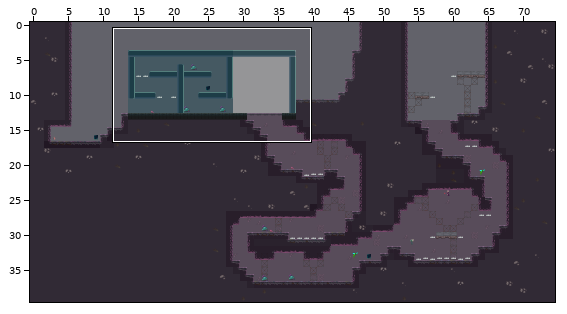
Tiled map (JSON): Eudaemon/assets/levels/level1.json. The first picture is a wide view before the edit; the outline marks the close-up.
Close-up. Before the commit:
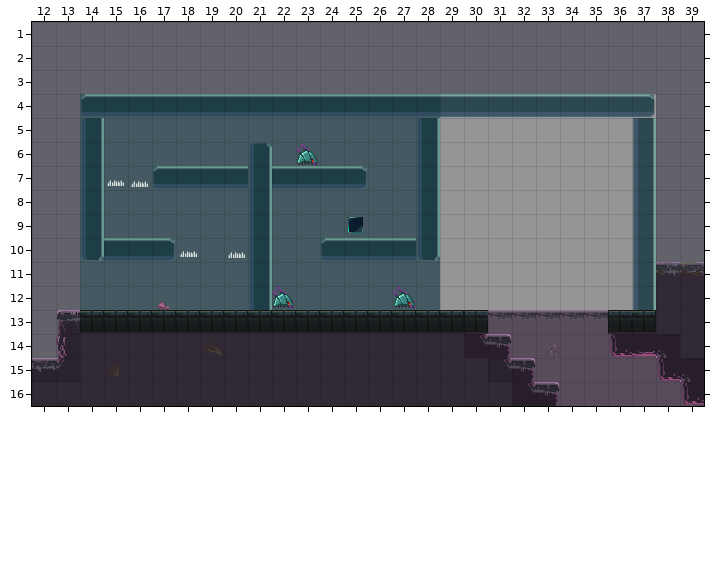
Cells are 32x32 px. Shown: x 12..39, y 1..16.
And afterwards:
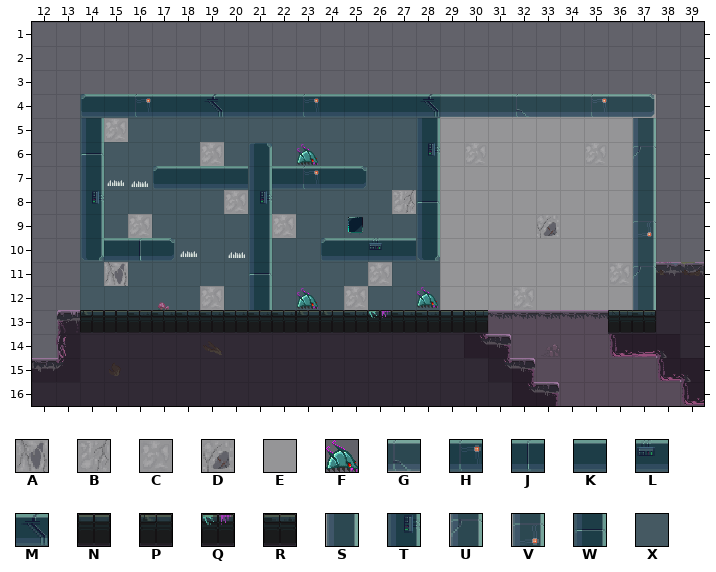
Key: from "Eudaemon Tilleset": A 55 "BGConcreteA", B 56 "BGConcreteB", C 57 "BGConcreteC", D 59 "BGConcreteE", E 60 "BGConcreteF", F 82 "goomba", G 134 "MetalPlatformA", H 135 "MetalPlatformB", J 136 "MetalPlatformC", K 137 "MetalPlatformD", L 138 "MetalPlatformE", M 139 "MetalPlatformF", N 143 "TiledFloorA", P 144 "TiledFloorC", Q 145 "TiledFloorE", R 146 "TiledFloorD", S 148 "MetalPlatformDVert", T 149 "MetalPlatformEVert", U 153 "MetalPlatformAVert", V 154 "MetalPlatformBVert", W 155 "MetalPlatformCVert", X 156 "MetalWallBGA".
_ is an empty cell, . an unchanged one.
Objects are placed by their top-left corner, in cells (3,4 is the top-left corner of cell 3,4); size is 1x1 cell unless given.
See-through tiles are keyed as they look on the map.
The edit:
--- layer "TileLayerBG2"
@@ x 15..19 @@
- 5 X....
- 6 ....X
+ 5 C....
+ 6 ....C
@@ x 16..33 @@
- 8 ....X......X......
- 9 X.....X..........E
+ 8 ....C......B......
+ 9 C.....C..........D
@@ x 15..26 @@
-11 X..........X
-12 ....X.....X.
+11 A..........C
+12 ....C.....C.
--- layer "TileLayerFG"
@@ x 16..35 @@
- 4 K..K...K....K...K..K
+ 4 H..M...H....M...G..H
@@ x 14..37 @@
- 6 S.............S........S
- 7 .........K..............
- 8 S......S......S.........
- 9 .......................S
-10 ..K.........K...........
-11 .......S...............S
+ 6 W.............T........U
+ 7 .........H..............
+ 8 T......T......W.........
+ 9 .......................V
+10 ..J.........L...........
+11 .......W...............U
@@ x 14..29 @@
-13 RR.......RR.R..R
+13 PN.......PP.Q..N
--- layer "ObjectLayer"
-F "GoombaGuardian" at 27.1,12.1 size 0.9x0.9
+F "GoombaGuardian" at 28.1,12 size 0.9x0.9
-F "GoombaGuardian" at 22,12.1 size 0.9x0.9
+F "GoombaGuardian" at 23,12.1 size 0.9x0.9
